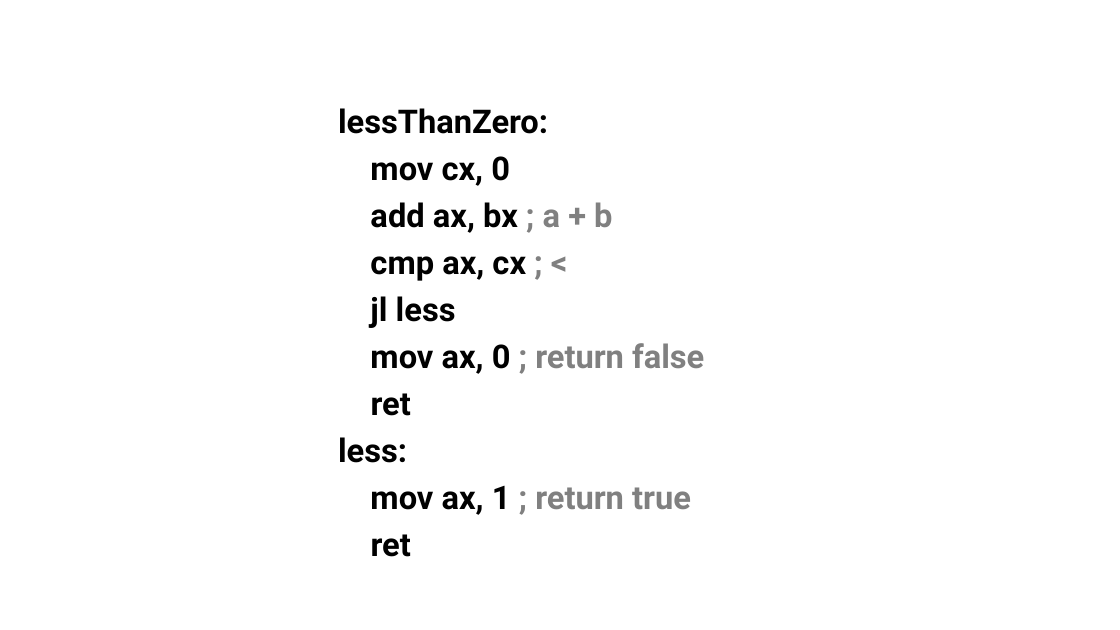
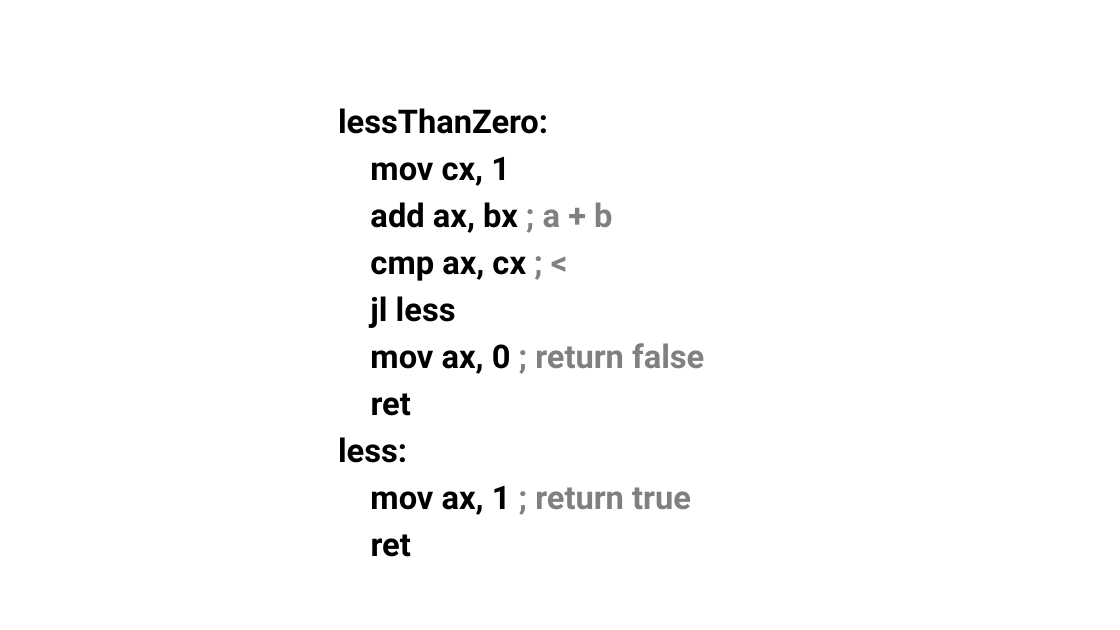
Before and after one commit to ganoliz/NI-GEN, a slide deck: slide 55 of media/NI-GEN-1.pptx. Drawn at 1120x630 pixels with LibreOffice and Linux fonts; fonts in the diff are those of the drawing. Boxes give left, top, right and bottom in pixels: in the first picture for what was removed or moved away, otherwise in the second. Text is boxed around its words. In the diff, an @@ line names an element or a change of style, - is before the commit and + after.

```diff
--- a/media/NI-GEN-1.pptx
+++ b/media/NI-GEN-1.pptx
@@ text at bbox=[370, 156, 510, 186]: text changed @@
-mov cx, 0
+mov cx, 1
```
Also in this commit, not shown: 8 other slides changed, 1 other file.
